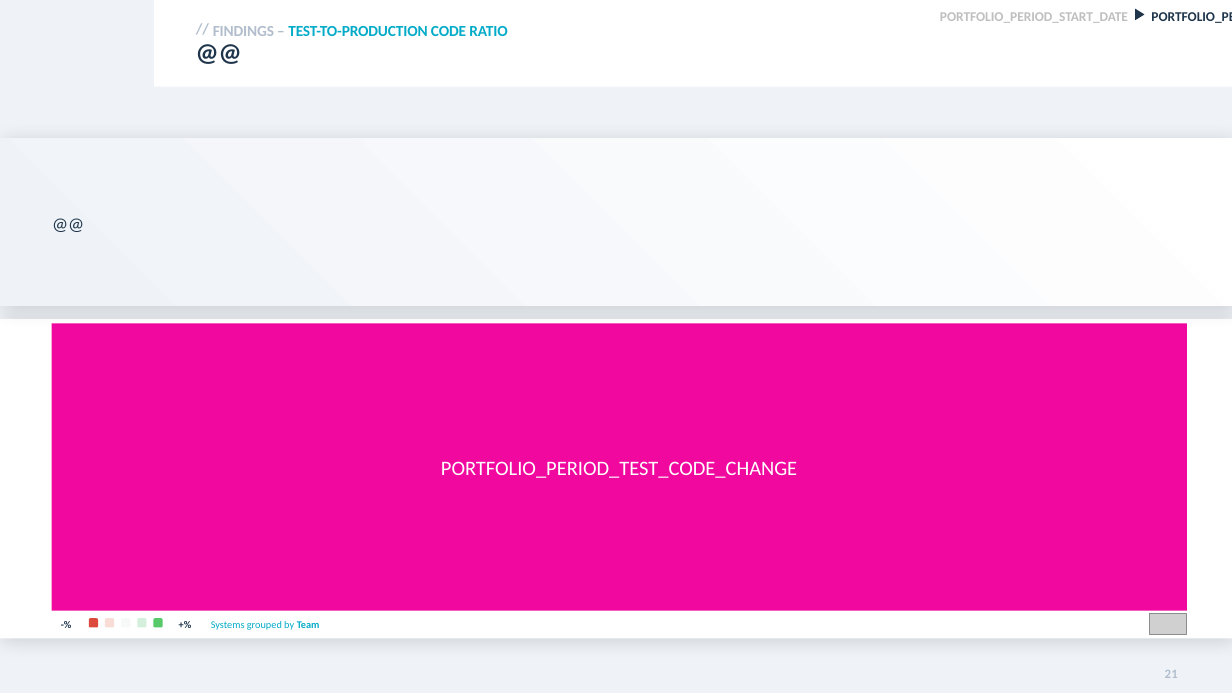
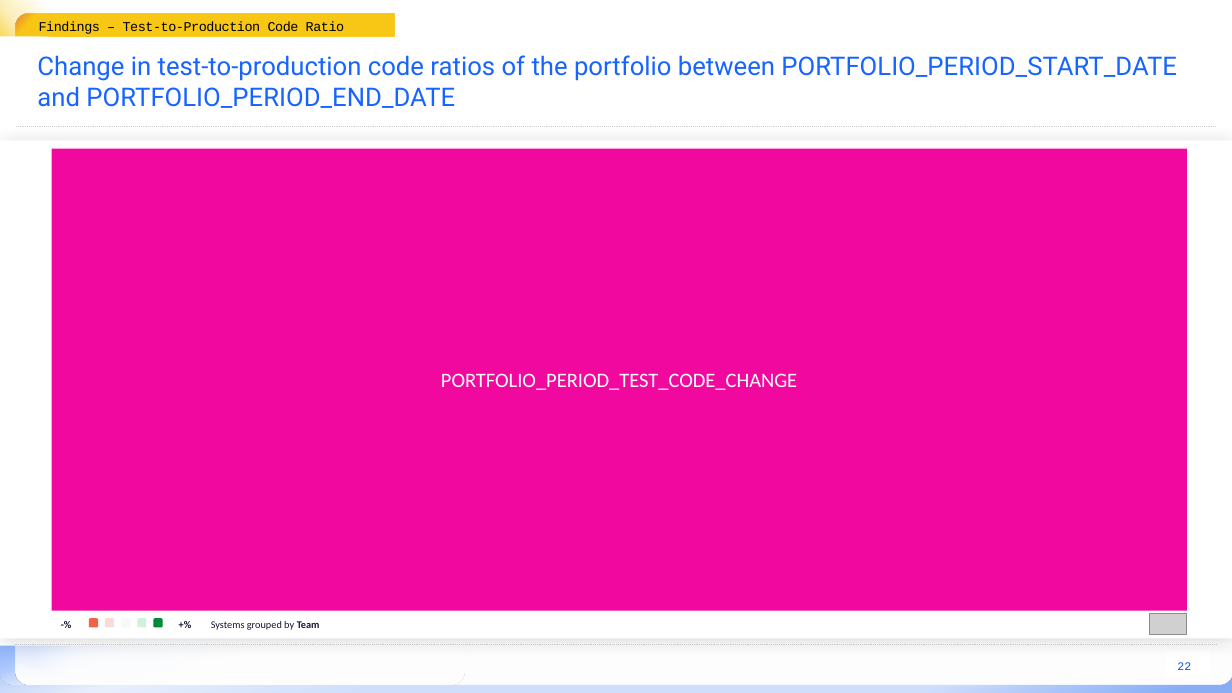
Before and after one commit to mardibiase/sigrid-integrations, a slide deck: slide 22 of report-generator/src/report_generator/presets/templates/portfolio-overview.pptx (slide 21 before the commit). Drawn at 1232x693 pixels with LibreOffice and Linux fonts; fonts in the diff are those of the drawing; grey boxes stand for pictures; background and template pictures are left out. Boxes give left, top, right and bottom in pixels: in the first picture for what was removed or moved away, otherwise in the second. Text is boxed around its words. In the diff, an @@ line names an element or a change of style, - is before the commit and + after.

```diff
--- a/report-generator/src/report_generator/presets/templates/portfolio-overview.pptx
+++ b/report-generator/src/report_generator/presets/templates/portfolio-overview.pptx
@@ rectangle removed at box(0, 0, 1232, 693) @@
@@ rectangle added at box(0, 0, 140, 43), fill gradient #F8C716 @@
@@ rounded rectangle added at box(16, 13, 128, 52), fill gradient #E88C36 to #F8C716 @@
@@ text at box(39, 21, 345, 34): text changed; size 12 to 10.5 pt; font Calibri to Courier New; text colour #04ABC8 to #000000; bold off @@
-FINDINGS – TEST-TO-PRODUCTION CODE RATIO
+Findings – Test-to-Production Code Ratio
@@ text "Findings – Test-to-Production Code Ratio": place and size @@
-text "Findings – Test-to-Production Code Ratio" at box(213, 26, 507, 36)
+text "Findings – Test-to-Production Code Ratio" at box(39, 13, 395, 36)
@@ text "Findings – Test-to-Production Code Ratio" at box(39, 13, 395, 36): vertical alignment top to middle; fill none to gradient #F8C716 to #F9C716 @@
@@ text removed at box(187, 15, 221, 43) @@
-//
@@ text removed at box(940, 12, 1128, 23) @@
-PORTFOLIO_PERIOD_START_DATE
@@ triangle removed at box(1135, 9, 1144, 20) @@
@@ text removed at box(1151, 12, 1232, 23) @@
-PORTFOLIO_PERIOD_END_DATE
@@ rectangle added at box(0, 36, 287, 67), fill #FFFFFF @@
@@ title added at box(37, 55, 1177, 108), 20 pt, text #1864FF @@
+Change in test-to-production code ratios of the portfolio between PORTFOLIO_PERIOD_START_DATE and PORTFOLIO_PERIOD_END_DATE
@@ title removed at box(196, 40, 1188, 68) @@
-@@
@@ rectangle: place and size @@
-rectangle at box(0, 319, 1232, 639)
+rectangle at box(0, 140, 1232, 639)
@@ rectangle removed at box(0, 139, 1232, 306) @@
@@ line added from (1216, 127) to (16, 127), #D3D3D3 0.75 pt dashed @@
@@ rectangle "PORTFOLIO_PERIOD_TEST_CODE_CHANGE": place and size @@
-rectangle "PORTFOLIO_PERIOD_TEST_CODE_CHANGE" at box(52, 323, 1188, 611)
+rectangle "PORTFOLIO_PERIOD_TEST_CODE_CHANGE" at box(52, 149, 1188, 611)
@@ text removed at box(52, 139, 1187, 306) @@
-@@
@@ rectangle: place and size @@
-rectangle at box(154, 0, 1232, 87)
+rectangle at box(0, 486, 1232, 646)
@@ text "-%" at box(52, 612, 81, 634): text colour #1F354B to #151632 @@
@@ rounded rectangle at box(89, 618, 98, 628): fill #DC4A3D to #F16345 @@
@@ rounded rectangle at box(153, 618, 163, 628): fill #57C969 to #008A38 @@
@@ text "+%" at box(170, 612, 201, 634): text colour #1F354B to #151632 @@
@@ text "Systems grouped by Team" at box(211, 621, 320, 630): text colour #04ABC8 to #151632 @@
@@ rectangle added at box(0, 640, 1232, 693), fill gradient #B8CEF9 to #E7EFFD to #CFDEFB to #88ADF5 @@
@@ rounded rectangle added at box(0, 631, 1232, 685), fill gradient #74A2FF to #E7EFFD to #FFFFFF @@
@@ line added from (15, 645) to (1218, 645), #D3D3D3 0.75 pt dashed @@
@@ rounded rectangle added at box(16, 632, 448, 685), fill gradient #FFFFFF @@
@@ rounded rectangle added at box(16, 632, 377, 685), fill gradient #FFFFFF @@
@@ rounded rectangle added at box(32, 632, 465, 685), fill gradient #FFFFFF @@
@@ rectangle added at box(1166, 650, 1212, 677), fill #FFFFFF @@
@@ page number removed at box(1165, 670, 1178, 678) @@
-21
@@ page number added at box(1177, 662, 1191, 670), 9 pt, text #0B54E6 @@
+22
```
Also in this commit, not shown: 19 other slides changed, 3 slides added, 2 slides removed, 5 other files.
